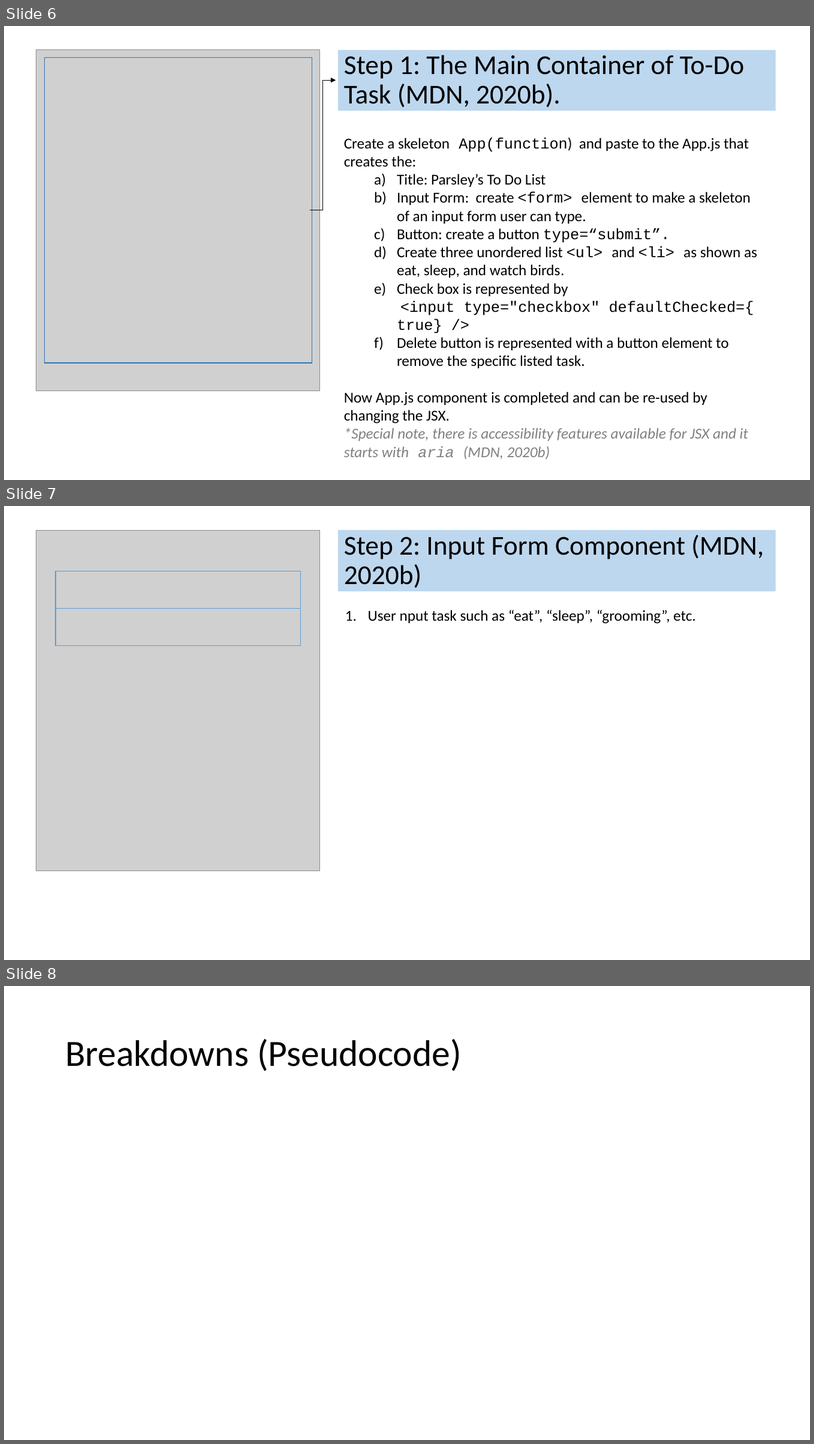
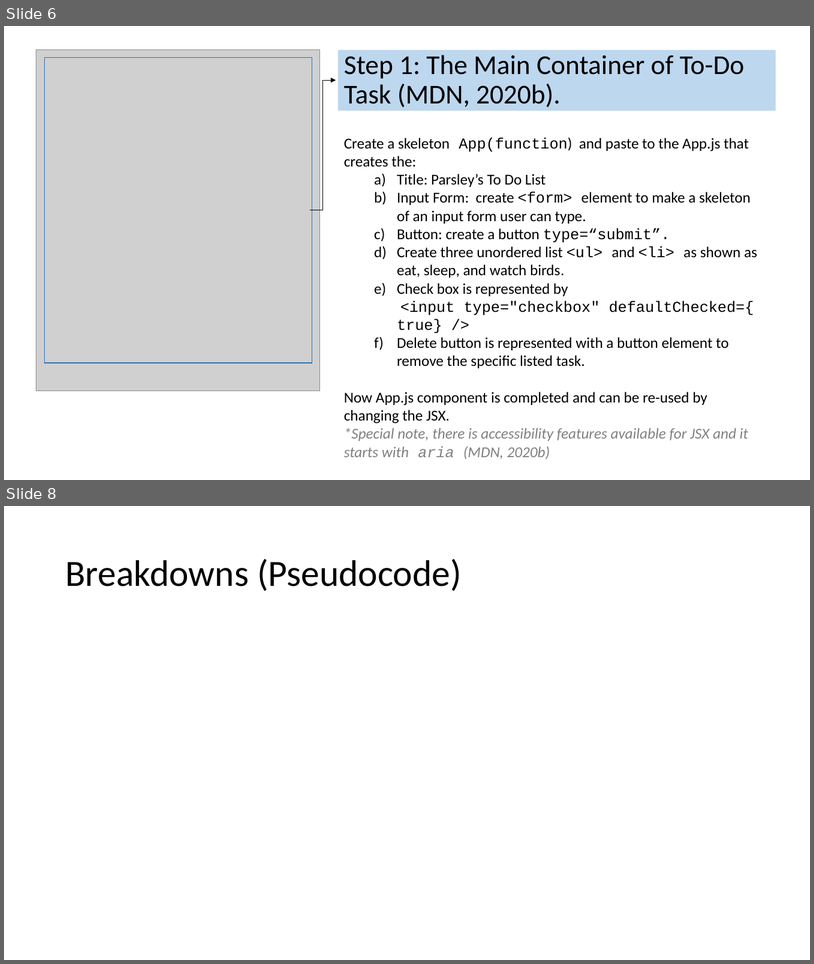
Before and after one commit to jia-von/react-app-planning-assignment, a slide deck: To-Do-App-Illustrations/React To-Do Planning Assignment.pptx. Shown one above the other, each under a label of ours: slides 6, 7 and 8 before the commit, slides 6 and 8 after it; the slides between them are not shown. The pictures are 814x1444 and 814x964 pixels, drawn with LibreOffice and Linux fonts; fonts in the diff are those of the drawing; grey boxes stand for pictures. Boxes give left, top, right and bottom in pixels: in the first picture for what was removed or moved away, otherwise in the second. Text is boxed around its words. In the diff, an @@ line names an element or a change of style, - is before the commit and + after.

```diff
--- a/To-Do-App-Illustrations/React To-Do Planning Assignment.pptx
+++ b/To-Do-App-Illustrations/React To-Do Planning Assignment.pptx
@@ slide 7 removed at (4, 506, 810, 960), background #FFFFFF @@
@@ picture removed at (36, 530, 320, 871) @@
@@ title removed at (338, 529, 776, 591) @@
-Step 2: Input Form Component (MDN, 2020b)
@@ rectangle removed at (56, 571, 301, 608) @@
@@ rectangle removed at (56, 608, 301, 645) @@
@@ text removed at (368, 610, 696, 624) @@
-1. User nput task such as “eat”, “sleep”, “grooming”, etc.
```
Also in this commit, not shown: 3 slides changed, 1 slide added, 3 other files.
